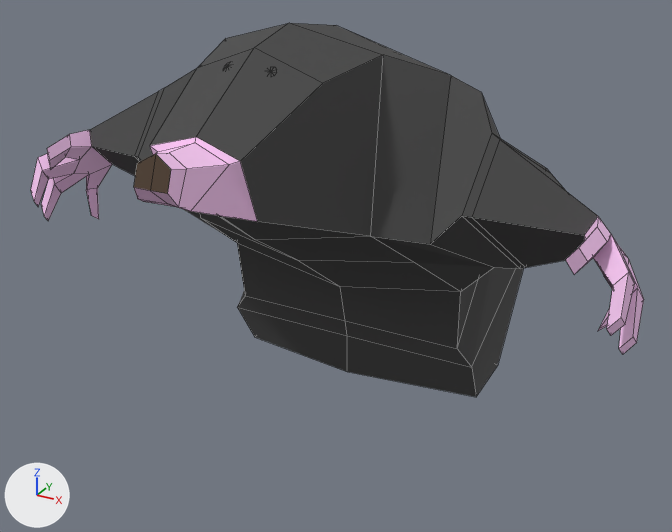
The FBX model Modèles/Animations/Taupe/attaque taupe.FBX as it was, and as the next commit left it.
Camera for both pictures: a 50 mm camera at (0.169, -0.261, 0.149) aimed at (-0.004, 0.052, -0.008). Arrows for +X, +Y and +Z are at lower left; the lights stay in place. Mesh edges are drawn as thin lines. Where no turn or scale is listed for an object, it has been applied to the vertices.

Before the edit, the objects in view are built like this:
```python
me_mesh = bpy.data.meshes.new('Mesh')
me_mesh.from_pydata(...)  # 235 vertices, 244 faces; spans x -0.127..0.127, y -0.065..0.127, z -0.106..0.053
# faces by material slot: [68, 80, 2, 94]
me_mesh.materials.append(mat_material__411)  # dark grey #454545
me_mesh.materials.append(mat_material__412)  # red #ff0000
me_mesh.materials.append(mat_material__413)  # brown #4f3d2e
me_mesh.materials.append(mat_material__414)  # pink #facaf4
ob_box001 = bpy.data.objects.new('Box001', me_mesh)
ob_box001.location = (0.0, 0.0, 0.0447)
```
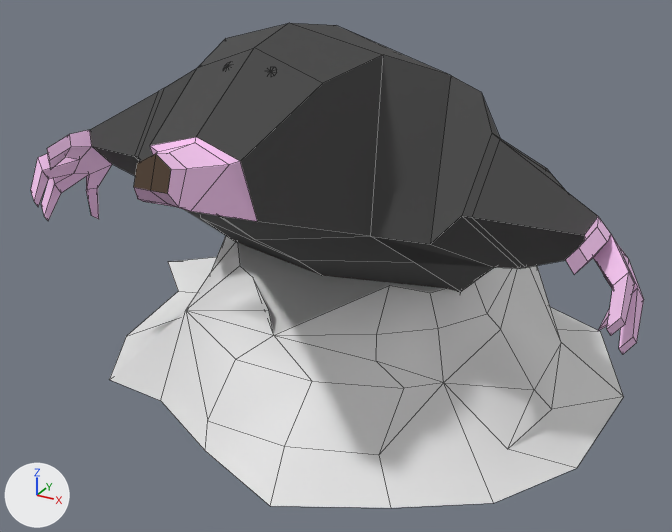
Changed parts and their boxes [x1, y1, x2, y2] in the pictures (672 x 532 px):
'Cylinder001', added
    after: [109, 236, 623, 508]

Edits to the bpy script that builds the scene:
```text
Add me_mesh_001:
    me_mesh_001.from_pydata(...)  # 76 vertices, 81 faces; spans x -0.139..0.114, y -0.115..0.11, z 0.0..0.059
Add ob_cylinder001:
    ob_cylinder001 = bpy.data.objects.new('Cylinder001', me_mesh_001)
    ob_cylinder001.location = (-0.0032, 0.0801, -0.063)
```
